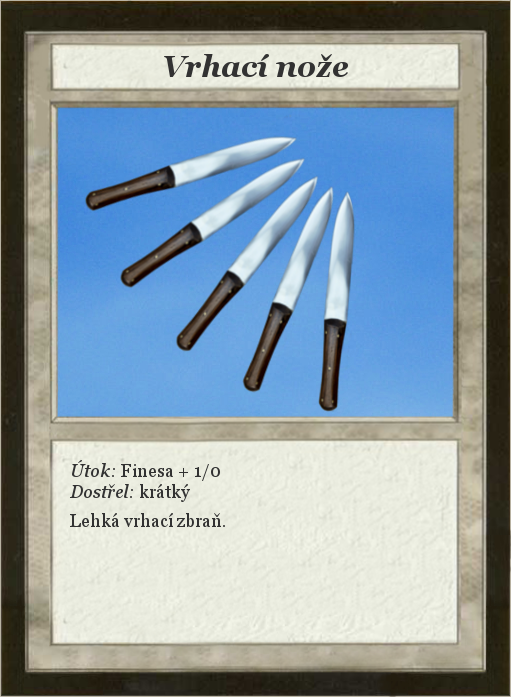
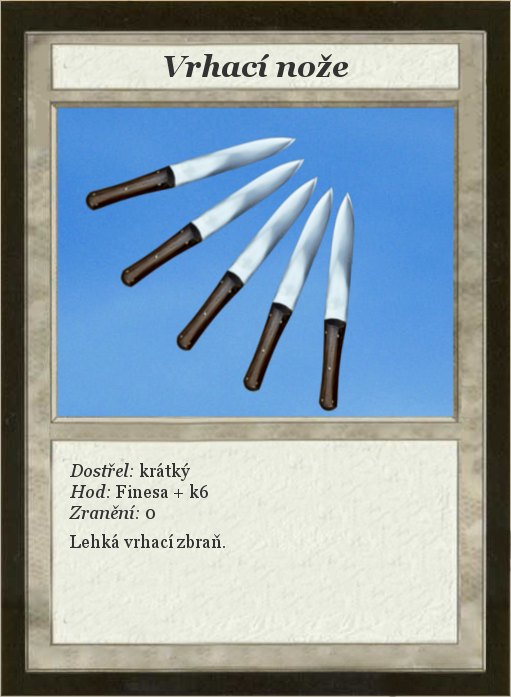
Revision of a layered 511x697 image; what changed, layer by layer:
renamed "Útok: Finesa + 1/0 ..." to "Dostřel: krátký ...", painted on it over (69, 460, 225, 548)
